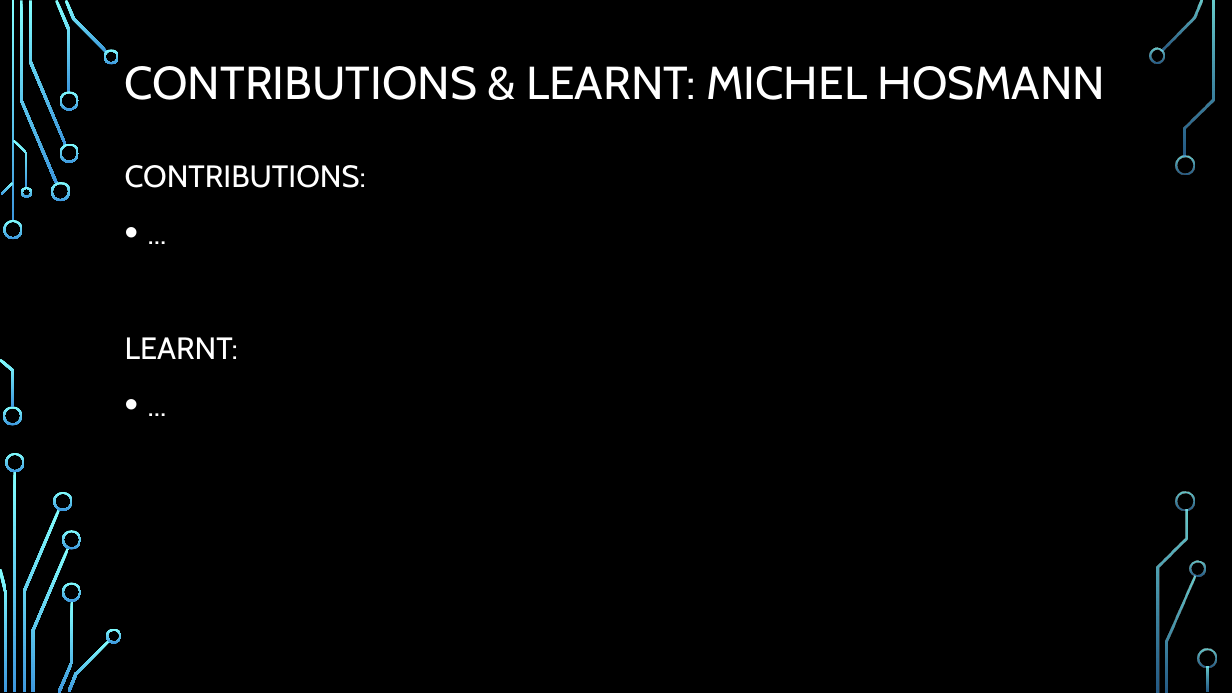
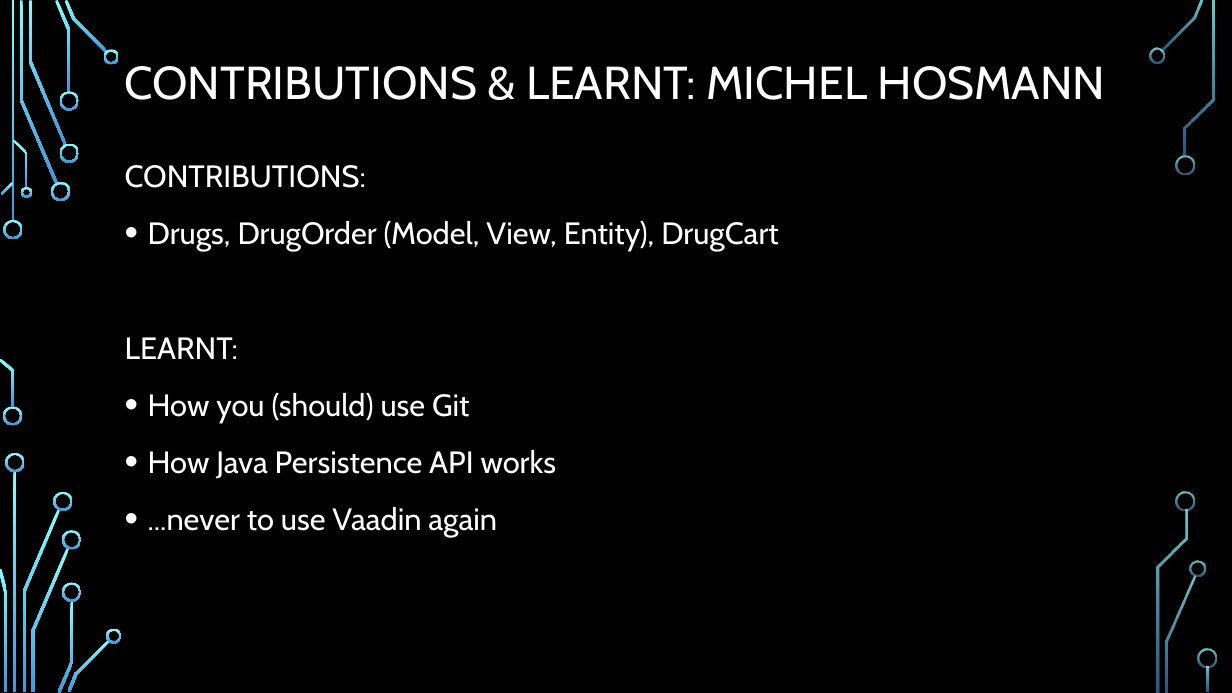
Before and after one commit to BurningBadger/ch.bfh.bti7081.s2016.blue, a slide deck: slide 6 of doc/task14/final_presentation.pptx. Drawn at 1232x693 pixels with LibreOffice and Linux fonts; fonts in the diff are those of the drawing; background and template pictures are left out. Boxes give left, top, right and bottom in pixels: in the first picture for what was removed or moved away, otherwise in the second. Text is boxed around its words. In the diff, an @@ line names an element or a change of style, - is before the commit and + after.

Commit message:
added my stuff

```diff
--- a/doc/task14/final_presentation.pptx
+++ b/doc/task14/final_presentation.pptx
@@ text at (148,221,779,251): text changed @@
-• ...
+• Drugs, DrugOrder (Model, View, Entity), DrugCart
@@ text at (148,393,557,537): text changed @@
-• ...
+• How you (should) use Git
+• How Java Persistence API works
+• ...never to use Vaadin again
```
